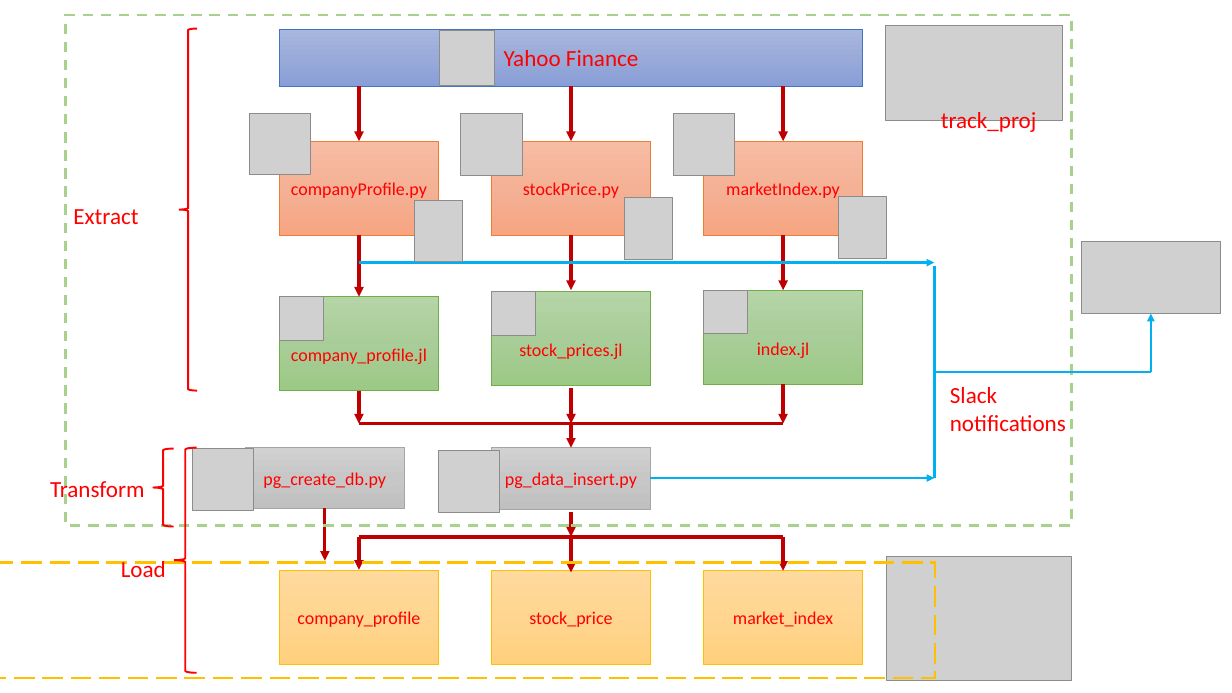
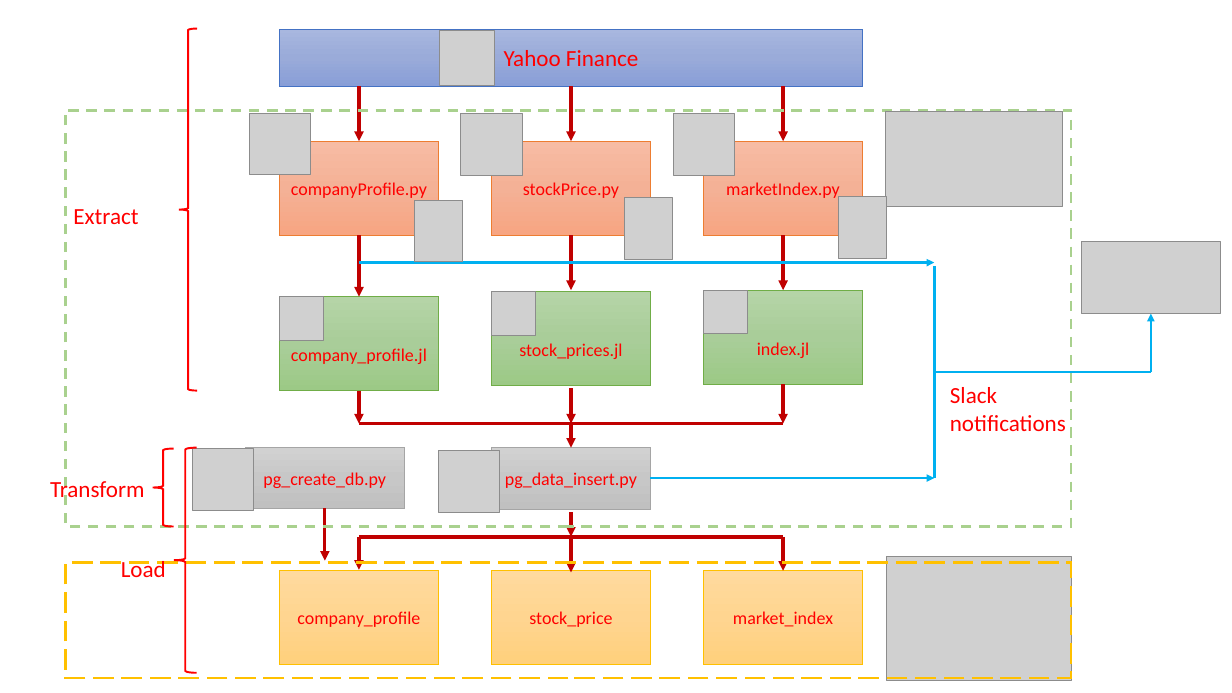
Before and after one commit to NikhilSawal/investment_portfolio, a slide deck: slide 2 of misc_files/project_slides.pptx. Drawn at 1232x693 pixels with LibreOffice and Linux fonts; fonts in the diff are those of the drawing; grey boxes stand for pictures. Boxes give left, top, right and bottom in pixels: in the first picture for what was removed or moved away, otherwise in the second. Text is boxed around its words. In the diff, an @@ line names an element or a change of style, - is before the commit and + after.

```diff
--- a/misc_files/project_slides.pptx
+++ b/misc_files/project_slides.pptx
@@ rectangle: place and size @@
-rectangle at bbox=[66, 15, 1072, 525]
+rectangle at bbox=[66, 110, 1072, 526]
@@ picture: place and size @@
-picture at bbox=[885, 25, 1063, 120]
+picture at bbox=[885, 112, 1063, 207]
@@ text removed at bbox=[941, 109, 1037, 135] @@
-track_proj
@@ rectangle: place and size @@
-rectangle at bbox=[0, 563, 936, 678]
+rectangle at bbox=[66, 563, 1072, 678]
```
Also in this commit, not shown: 1 slide added, 1 other file.
